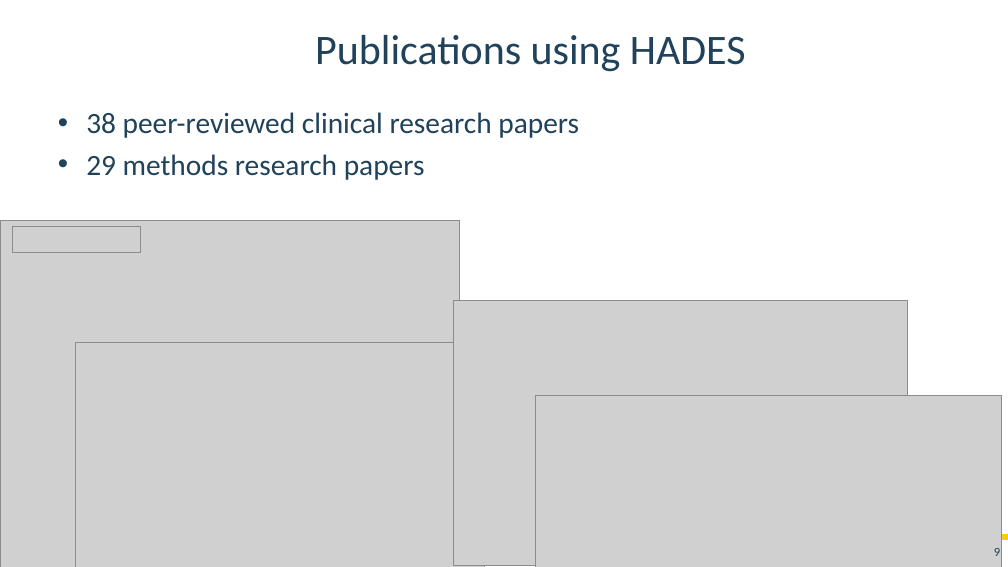
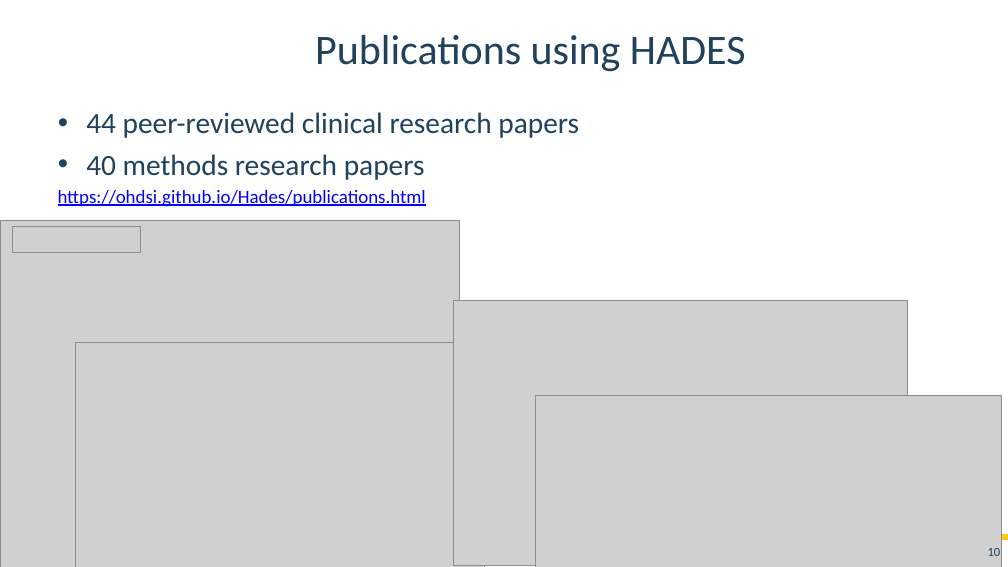
Before and after one commit to OHDSI/Tutorial-Hades, a slide deck: slide 10 of slides/HADESIntro.pptx (slide 9 before the commit). Drawn at 1008x567 pixels with LibreOffice and Linux fonts; fonts in the diff are those of the drawing; grey boxes stand for pictures; background and template pictures are left out. Boxes give left, top, right and bottom in pixels: in the first picture for what was removed or moved away, otherwise in the second. Text is boxed around its words. In the diff, an @@ line names an element or a change of style, - is before the commit and + after.

Commit message:
Started updating for OHDSI Europe 2024

```diff
--- a/slides/HADESIntro.pptx
+++ b/slides/HADESIntro.pptx
@@ text at [86,112,579,180]: text changed @@
-• 38 peer-reviewed clinical research papers
-• 29 methods research papers
+• 44 peer-reviewed clinical research papers
+• 40 methods research papers
@@ text added at [58,190,426,207], 18 pt, text #0000FF, underline @@
+https://ohdsi.github.io/Hades/publications.html
@@ page number at [988,548,1001,556]: text changed @@
-9
+10
```
Also in this commit, not shown: 1 other slide changed, 1 slide added, 1 other file.
